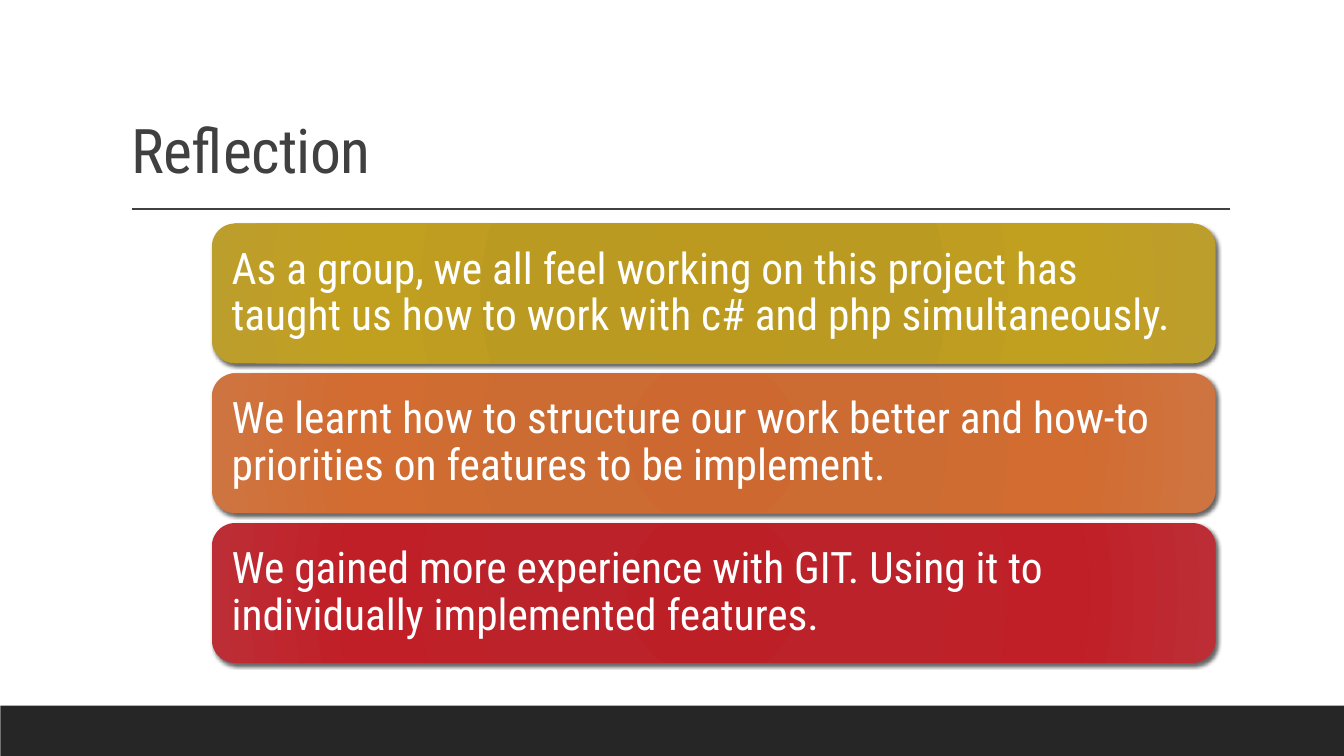
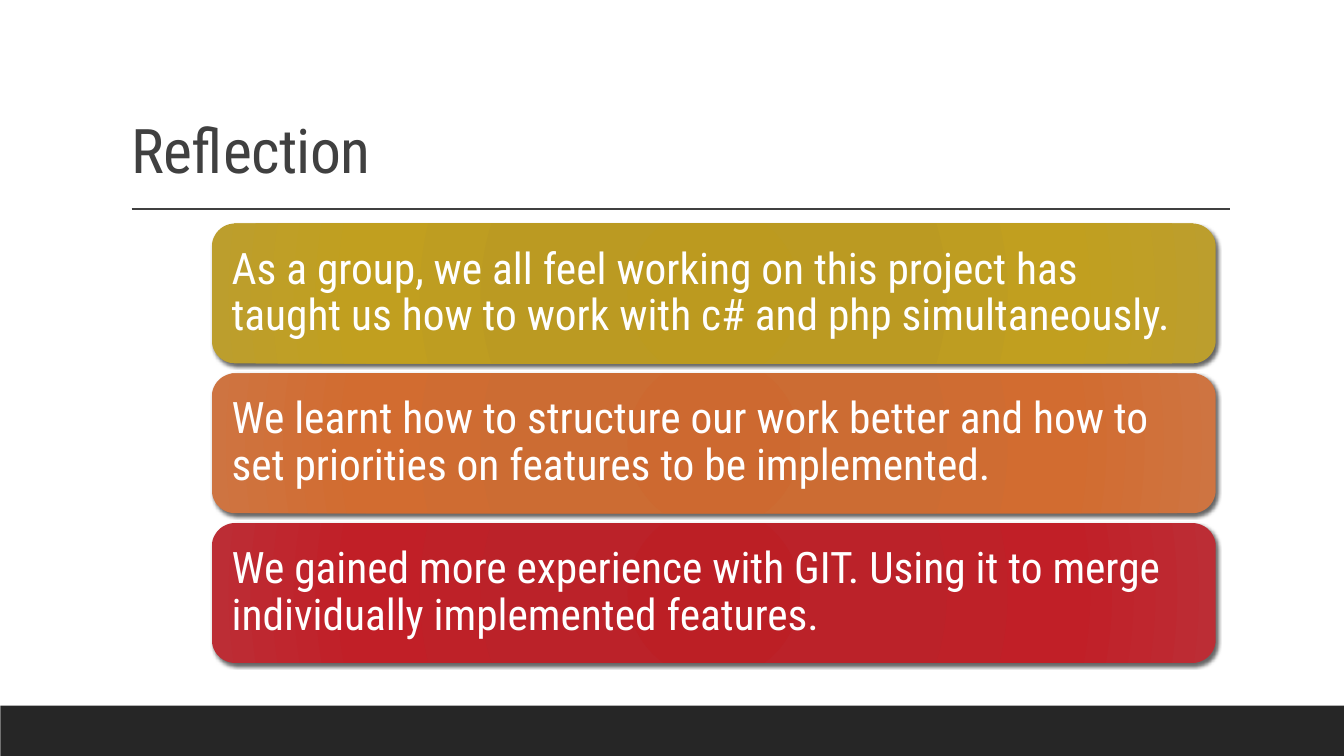
Before and after one commit to Mikey-OG/MediaBazaarproject, a slide deck: slide 7 of Project Documents/Presentation/MediaBazzarWebPresentation.pptx. Drawn at 1344x756 pixels with LibreOffice and Linux fonts; fonts in the diff are those of the drawing. Boxes give left, top, right and bottom in pixels: in the first picture for what was removed or moved away, otherwise in the second. Text is boxed around its words. In the diff, an @@ line names an element or a change of style, - is before the commit and + after.

```diff
--- a/Project Documents/Presentation/MediaBazzarWebPresentation.pptx
+++ b/Project Documents/Presentation/MediaBazzarWebPresentation.pptx
@@ text at <box>232,400,1148,489</box>: text changed @@
-We learnt how to structure our work better and how-to priorities on features to be implement.
+We learnt how to structure our work better and how to set priorities on features to be implemented.
@@ text at <box>232,550,1160,640</box>: text changed @@
-We gained more experience with GIT. Using it to individually implemented features.
+We gained more experience with GIT. Using it to merge individually implemented features.
```
Also in this commit, not shown: 1 other slide changed, 55 other files.
